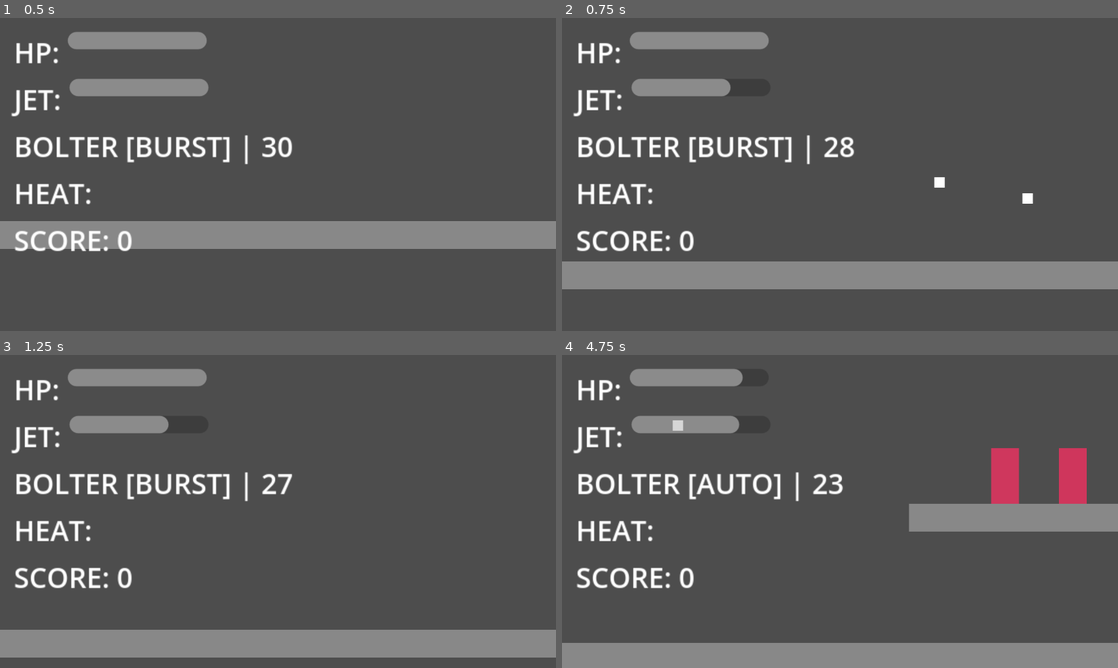
Above: before the commit, frames 1-4 (two rows, left to right).
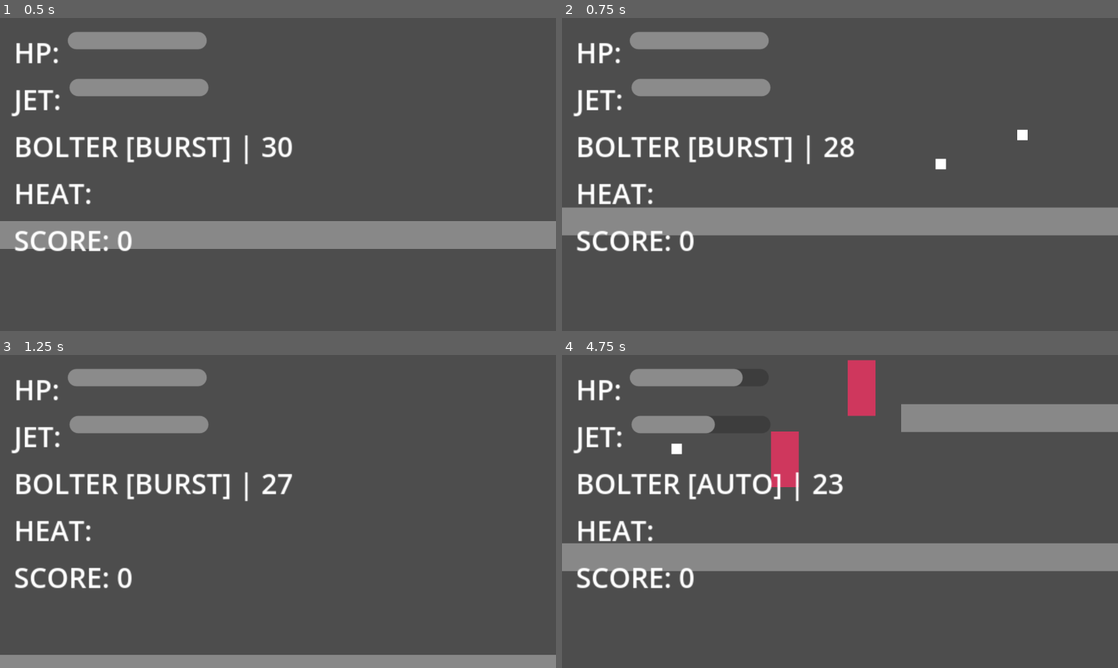
Above: after the commit, the same moments.

Repository: s29741-pj/SGD_DropPod
Game: Godot game, scene res://scenes/levels/level1.tscn
Same seed, same stepped clock (60 frames per second), same inputs: the game is played once before the commit and once after it.
Inputs (mouse positions are in pixels of both pictures, inside the frame that each line leads up to):
- Up to frame 1 (0.5 s): no input
- Up to frame 2 (0.75 s): tap Enter (ui_accept) at 0.5, 0.6 s; move the mouse to (962, 158) at 0.52 s; press the mouse at (962, 158) at 0.53 s; hold Right (ui_right) from 0.53 s (still down)
- Up to frame 3 (1.25 s): keep holding Right (ui_right); tap W (jump, bound only after the commit) at 0.77, 1.07 s
- Up to frame 4 (4.75 s): move the mouse to (728, 527) at 1.27 s; release the mouse at (728, 527) at 1.28 s; click (728, 527) at 1.35 s; tap W (jump, bound only after the commit) at 1.52, 1.82, 3.02, 3.05, 3.32, 3.6, 3.77, 4.07, 4.52 s; tap S (crouch, bound only after the commit) at 1.55 s; move the mouse to (895, 442) at 2.02 s; release Right (ui_right) at 2.03 s; hold Left (ui_left) 2.03-2.78 s; hold S (crouch, bound only after the commit) 2.03-2.78 s; tap Space (jetpack, bound only after the commit) at 2.3, 2.85 s; move the mouse to (812, 574) at 2.77 s; hold Right (ui_right) 2.78-4.28 s; move the mouse to (1006, 558) at 3.52 s; tap Enter (ui_accept) at 3.8 s; move the mouse to (673, 464) at 4.27 s; hold Left (ui_left) from 4.28 s (still down); right-click (673, 464) at 4.35 s; click (673, 464) at 4.55 s

Frame 1 is identical in both runs. In frame 2, 19% of the frame differs, in the area x 0-100%, y 19-87%; in frame 3, 12%; in frame 4, 28%, in the area x 0-100%, y 1-100%.

Commit message:
new control, chasing enemies

Diff:
--- a/enemy_shooter.gd
+++ b/enemy_shooter.gd
@@ -1,17 +1,19 @@
 extends CharacterBody2D
 
-const SPEED = 40.0
+const SPEED_PATROL = 40.0
+const SPEED_CHASE = 90.0
 const GRAVITY = 900.0
 const SHOOT_COOLDOWN = 2.0
+const PREFERRED_DISTANCE = 120.0
 var hp = 2
 var direction = 1.0
 var just_turned = false
 var can_shoot = true
-var player_in_range = false
+var is_chasing = false
 var player_ref = null
 
+@onready var floor_detector = $FloorDetector
 @onready var detection_area = $DetectionArea
-@onready var floor_detector = $FloorDetector
 
 func _ready():
 	GameManager.register_enemy()
@@ -22,38 +24,46 @@
 	if not is_on_floor():
 		velocity.y += GRAVITY * delta
 
-	velocity.x = SPEED * direction
-	floor_detector.position.x = 8 * direction
-
-	if not just_turned:
-		if is_on_wall():
-			direction *= -1
-			just_turned = true
-		elif is_on_floor() and not floor_detector.is_colliding():
-			direction *= -1
-			just_turned = true
+	if is_chasing and player_ref:
+		var dist = global_position.distance_to(player_ref.global_position)
+		if dist > PREFERRED_DISTANCE:
+			# Zbliż się do gracza
+			direction = sign(player_ref.global_position.x - global_position.x)
+			velocity.x = SPEED_CHASE * direction
+		else:
+			# Stój i strzelaj
+			velocity.x = move_toward(velocity.x, 0, SPEED_CHASE)
+			if can_shoot:
+				shoot()
 	else:
-		just_turned = false
+		velocity.x = SPEED_PATROL * direction
+		floor_detector.position.x = 8 * direction
+		if not just_turned:
+			if is_on_wall():
+				direction *= -1
+				just_turned = true
+			elif is_on_floor() and not floor_detector.is_colliding():
+				direction *= -1
+				just_turned = true
+		else:
+			just_turned = false
 
 	move_and_slide()
 
-	if player_in_range and can_shoot and player_ref:
-		shoot()
-
 func _on_body_entered(body):
-	if body.has_method("take_damage"):
-		player_in_range = true
+	if body.is_in_group("player"):
+		is_chasing = true
 		player_ref = body
 
 func _on_body_exited(body):
-	if body.has_method("take_damage"):
-		player_in_range = false
+	if body.is_in_group("player"):
+		is_chasing = false
 		player_ref = null
 
 func shoot():
 	can_shoot = false
 	var bullet = load("res://scenes/bullet.tscn").instantiate()
-	var direction_to_player = (player_ref.global_position - global_position).normalized()
+	var direction_to_player = (player_ref.dglobal_position - global_position).normalized()
 	bullet.position = global_position + direction_to_player * 20
 	bullet.direction = direction_to_player
 	bullet.collision_layer = 3
@@ -64,11 +74,10 @@
 
 func take_damage(amount):
 	hp -= amount
-	# Flash
 	$ColorRect.color = Color.WHITE
 	await get_tree().create_timer(0.1).timeout
 	if is_inside_tree():
-		$ColorRect.color = Color(1.0, 0.4, 0.0) # oryginalny kolor
+		$ColorRect.color = Color(1.0, 0.4, 0.0)
 	if hp <= 0:
 		GameManager.enemy_died()
 		queue_free()
--- a/project.godot
+++ b/project.godot
@@ -58,6 +58,21 @@
 "events": [Object(InputEventMouseButton,"resource_local_to_scene":false,"resource_name":"","device":-1,"window_id":0,"a …(253 unchanged characters)…
 ]
 }
+jump={
+"deadzone": 0.2,
+"events": [Object(InputEventKey,"resource_local_to_scene":false,"resource_name":"","device":-1,"window_id":0,"alt_pressed":false,"shift_pressed":false,"ctrl_pressed":false,"meta_pressed":false,"pressed":false,"keycode":0,"physical_keycode":87,"key_label":0,"unicode":119,"location":0,"echo":false,"script":null)
+]
+}
+crouch={
+"deadzone": 0.2,
+"events": [Object(InputEventKey,"resource_local_to_scene":false,"resource_name":"","device":-1,"window_id":0,"alt_pressed":false,"shift_pressed":false,"ctrl_pressed":false,"meta_pressed":false,"pressed":false,"keycode":0,"physical_keycode":83,"key_label":0,"unicode":115,"location":0,"echo":false,"script":null)
+]
+}
+jetpack={
+"deadzone": 0.2,
+"events": [Object(InputEventKey,"resource_local_to_scene":false,"resource_name":"","device":-1,"window_id":0,"alt_pressed":false,"shift_pressed":false,"ctrl_pressed":false,"meta_pressed":false,"pressed":false,"keycode":0,"physical_keycode":32,"key_label":0,"unicode":32,"location":0,"echo":false,"script":null)
+]
+}
 
 [layer_names]
 
--- a/scenes/enemy.gd
+++ b/scenes/enemy.gd
@@ -1,35 +1,46 @@
 extends CharacterBody2D
 
-const SPEED = 60.0
+const SPEED_PATROL = 60.0
+const SPEED_CHASE = 120.0
 const GRAVITY = 900.0
 var hp = 3
 var direction = 1.0
 var just_turned = false
 var damage_cooldown = false
+var is_chasing = false
+var player_ref = null
 
 @onready var floor_detector = $FloorDetector
+@onready var detection_area = $DetectionArea
+
+func _ready():
+	GameManager.register_enemy()
+	detection_area.body_entered.connect(_on_body_entered)
+	detection_area.body_exited.connect(_on_body_exited)
 
 func _physics_process(delta):
 	if not is_on_floor():
 		velocity.y += GRAVITY * delta
 
-	velocity.x = SPEED * direction
-	floor_detector.position.x = 8 * direction
-
-	if not just_turned:
-		if is_on_wall():
-			direction *= -1
-			just_turned = true
-		elif is_on_floor() and not floor_detector.is_colliding():
-			direction *= -1
-			just_turned = true
+	if is_chasing and player_ref:
+		direction = sign(player_ref.global_position.x - global_position.x)
+		velocity.x = SPEED_CHASE * direction
 	else:
-		just_turned = false
+		velocity.x = SPEED_PATROL * direction
+		floor_detector.position.x = 8 * direction
+		if not just_turned:
+			if is_on_wall():
+				direction *= -1
+				just_turned = true
+			elif is_on_floor() and not floor_detector.is_colliding():
+				direction *= -1
+				just_turned = true
+		else:
+			just_turned = false
 
 	move_and_slide()
 
 	var slide_count = get_slide_collision_count()
-
 	for i in slide_count:
 		if i >= get_slide_collision_count():
 			break
@@ -45,16 +56,22 @@
 			await get_tree().create_timer(1.0).timeout
 			damage_cooldown = false
 
-func _ready():
-	GameManager.register_enemy()
+func _on_body_entered(body):
+	if body.is_in_group("player"):
+		is_chasing = true
+		player_ref = body
+
+func _on_body_exited(body):
+	if body.is_in_group("player"):
+		is_chasing = false
+		player_ref = null
 
 func take_damage(amount):
 	hp -= amount
-	# Flash
 	$ColorRect.color = Color.WHITE
 	await get_tree().create_timer(0.1).timeout
 	if is_inside_tree():
-		$ColorRect.color = Color(0.81, 0.21, 0.36) # oryginalny kolor
+		$ColorRect.color = Color(0.81, 0.21, 0.36)
 	if hp <= 0:
 		GameManager.enemy_died()
 		queue_free()
--- a/scenes/enemy.tscn
+++ b/scenes/enemy.tscn
@@ -4,6 +4,9 @@
 
 [sub_resource type="RectangleShape2D" id="RectangleShape2D_8tegq"]
 size = Vector2(16, 32)
+
+[sub_resource type="CircleShape2D" id="CircleShape2D_7p1mj"]
+radius = 100.0
 
 [node name="Enemy" type="CharacterBody2D" unique_id=623081516 groups=["enemy"]]
 collision_layer = 2
@@ -25,3 +28,9 @@
 offset_right = 8.0
 offset_bottom = 16.0
 color = Color(0.81239235, 0.21402696, 0.364407, 1)
+
+[node name="DetectionArea" type="Area2D" parent="." unique_id=574881043]
+collision_layer = 0
+
+[node name="CollisionShape2D" type="CollisionShape2D" parent="DetectionArea" unique_id=288214813]
+shape = SubResource("CircleShape2D_7p1mj")
--- a/scenes/heavy_enemy.gd
+++ b/scenes/heavy_enemy.gd
@@ -1,38 +1,46 @@
 extends CharacterBody2D
 
-const SPEED = 35.0
+const SPEED_PATROL = 35.0
+const SPEED_CHASE = 70.0
 const GRAVITY = 900.0
 var hp = 8
 var direction = 1.0
 var just_turned = false
 var damage_cooldown = false
+var is_chasing = false
+var player_ref = null
 
 @onready var floor_detector = $FloorDetector
+@onready var detection_area = $DetectionArea
 
 func _ready():
 	GameManager.register_enemy()
+	detection_area.body_entered.connect(_on_body_entered)
+	detection_area.body_exited.connect(_on_body_exited)
 
 func _physics_process(delta):
 	if not is_on_floor():
 		velocity.y += GRAVITY * delta
 
-	velocity.x = SPEED * direction
-	floor_detector.position.x = 12 * direction
-
-	if not just_turned:
-		if is_on_wall():
-			direction *= -1
-			just_turned = true
-		elif is_on_floor() and not floor_detector.is_colliding():
-			direction *= -1
-			just_turned = true
+	if is_chasing and player_ref:
+		direction = sign(player_ref.global_position.x - global_position.x)
+		velocity.x = SPEED_CHASE * direction
 	else:
-		just_turned = false
+		velocity.x = SPEED_PATROL * direction
+		floor_detector.position.x = 12 * direction
+		if not just_turned:
+			if is_on_wall():
+				direction *= -1
+				just_turned = true
+			elif is_on_floor() and not floor_detector.is_colliding():
+				direction *= -1
+				just_turned = true
+		else:
+			just_turned = false
 
 	move_and_slide()
 
 	var slide_count = get_slide_collision_count()
-
 	for i in slide_count:
 		if i >= get_slide_collision_count():
 			break
@@ -43,18 +51,27 @@
 		if collider == null:
 			continue
 		if collider.has_method("take_damage") and not damage_cooldown and collider.is_in_group("player"):
-			collider.take_damage(1)
+			collider.take_damage(2)
 			damage_cooldown = true
-			await get_tree().create_timer(1.0).timeout
+			await get_tree().create_timer(1.5).timeout
 			damage_cooldown = false
+
+func _on_body_entered(body):
+	if body.is_in_group("player"):
+		is_chasing = true
+		player_ref = body
+
+func _on_body_exited(body):
+	if body.is_in_group("player"):
+		is_chasing = false
+		player_ref = null
 
 func take_damage(amount):
 	hp -= amount
-	# Flash
 	$ColorRect.color = Color.WHITE
 	await get_tree().create_timer(0.1).timeout
 	if is_inside_tree():
-		$ColorRect.color = Color(0.53, 0.0, 1.0) # oryginalny kolor
+		$ColorRect.color = Color(0.53, 0.0, 1.0)
 	if hp <= 0:
 		GameManager.enemy_died()
 		queue_free()
--- a/scenes/heavy_enemy.tscn
+++ b/scenes/heavy_enemy.tscn
@@ -4,6 +4,9 @@
 
 [sub_resource type="RectangleShape2D" id="RectangleShape2D_8fa70"]
 size = Vector2(24, 48)
+
+[sub_resource type="CircleShape2D" id="CircleShape2D_d57w6"]
+radius = 80.0
 
 [node name="HeavyEnemy" type="CharacterBody2D" unique_id=257790617]
 collision_layer = 2
@@ -22,3 +25,8 @@
 
 [node name="FloorDetector" type="RayCast2D" parent="." unique_id=1717997346]
 target_position = Vector2(0, 60)
+
+[node name="DetectionArea" type="Area2D" parent="." unique_id=738229290]
+
+[node name="CollisionShape2D" type="CollisionShape2D" parent="DetectionArea" unique_id=384221602]
+shape = SubResource("CircleShape2D_d57w6")
--- a/scenes/player.gd
+++ b/scenes/player.gd
@@ -50,12 +50,19 @@
 	if not is_on_floor():
 		velocity.y += GRAVITY * delta
 
-	if Input.is_action_just_pressed("ui_accept") and is_on_floor():
+	# Zwykły skok
+	if Input.is_action_just_pressed("jump") and is_on_floor():
 		velocity.y = JUMP_VELOCITY
 
-	if Input.is_action_just_pressed("ui_accept") and not is_on_floor() and fuel > 30:
-		velocity.y = JUMP_VELOCITY * 0.7
+	# Jetpack / powerjump
+	if Input.is_action_just_pressed("jetpack") and not is_on_floor() and fuel > 30:
+		velocity.y = JUMP_VELOCITY * 0.9
 		fuel -= 30.0
+
+	# Kucnięcie
+	if Input.is_action_pressed("crouch") and is_on_floor():
+		# Na razie tylko print, dodamy CollisionShape później
+		print("KUCANIE")
 
 	if is_on_floor():
 		fuel = min(fuel + FUEL_REFILL * delta, FUEL_MAX)
